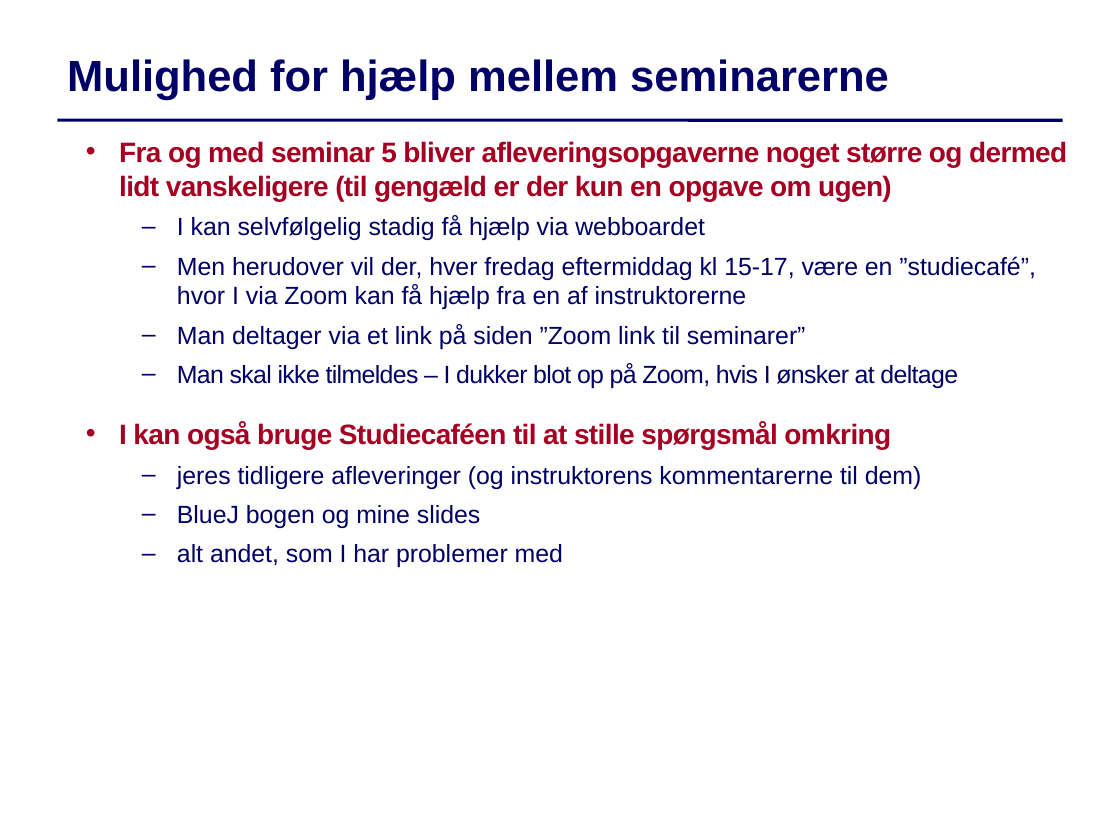
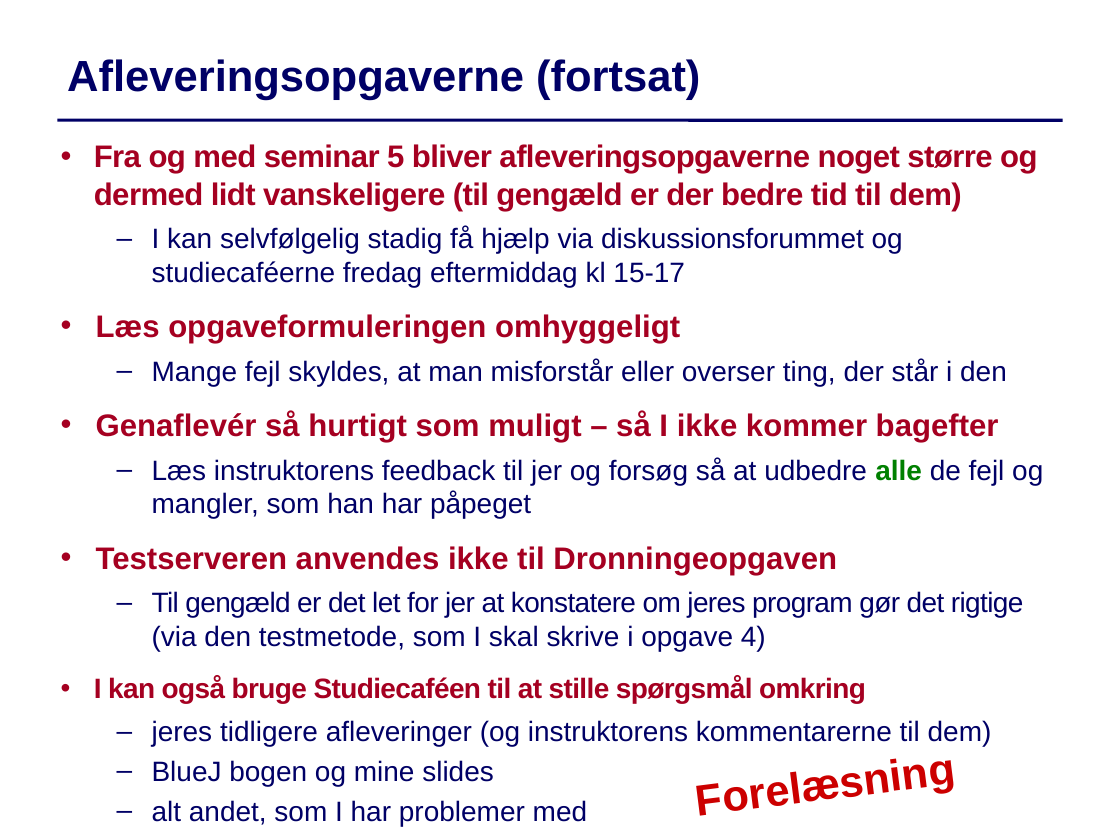
Before and after one commit to IntProgAU/Materiale, a slide deck: slide 3 of web/g22/status/Status5.pptx. Drawn at 1120x840 pixels with LibreOffice and Linux fonts; fonts in the diff are those of the drawing. Boxes give left, top, right and bottom in pixels: in the first picture for what was removed or moved away, otherwise in the second. Text is boxed around its words. In the diff, an @@ line names an element or a change of style, - is before the commit and + after.

```diff
--- a/web/g22/status/Status5.pptx
+++ b/web/g22/status/Status5.pptx
@@ text at [67, 59, 700, 100]: text changed @@
-Mulighed for hjælp mellem seminarerne
+Afleveringsopgaverne (fortsat)
@@ text "Fra og med seminar 5 ...": place and size @@
-text "Fra og med seminar 5 ..." at [119, 141, 1067, 567]
+text "Fra og med seminar 5 ..." at [94, 144, 1043, 826]
@@ text at [94, 144, 1043, 651]: text changed; size 16 to 18 pt @@
-  • Fra og med seminar 5 bliver afleveringsopgaverne noget større og dermed lidt vanskeligere (til gengæld er der kun en opgave om ugen)
-  – I kan selvfølgelig stadig få hjælp via webboardet
-  – Men herudover vil der, hver fredag eftermiddag kl 15-17, være en ”studiecafé”, hvor I via Zoom kan få hjælp fra en af instruktorerne
-  – Man deltager via et link på siden ”Zoom link til seminarer”
-  – Man skal ikke tilmeldes – I dukker blot op på Zoom, hvis I ønsker at deltage
+  • Fra og med seminar 5 bliver afleveringsopgaverne noget større og dermed lidt vanskeligere (til gengæld er der bedre tid til dem)
+  – I kan selvfølgelig stadig få hjælp via diskussionsforummet og studiecaféerne fredag eftermiddag kl 15-17
+  • Læs opgaveformuleringen omhyggeligt
+  – Mange fejl skyldes, at man misforstår eller overser ting, der står i den
+  • Genaflevér så hurtigt som muligt – så I ikke kommer bagefter
+  – Læs instruktorens feedback til jer og forsøg så at udbedre alle de fejl og mangler, som han har påpeget
+  • Testserveren anvendes ikke til Dronningeopgaven
+  – Til gengæld er det let for jer at konstatere om jeres program gør det rigtige
+    (via den testmetode, som I skal skrive i opgave 4)
@@ text at [94, 676, 992, 826]: size 16 to 18 pt in "jeres tidligere afleveringer (og instruktorens kommentarerne ...", "BlueJ bogen og mine slides", "alt andet, som I har problemer med"; less space between paragraphs @@
@@ text added at [621, 725, 1028, 839], 28 pt, text #CC0000, bold @@
+Forelæsning
```
Also in this commit, not shown: 2 other slides changed, 1 slide removed.
